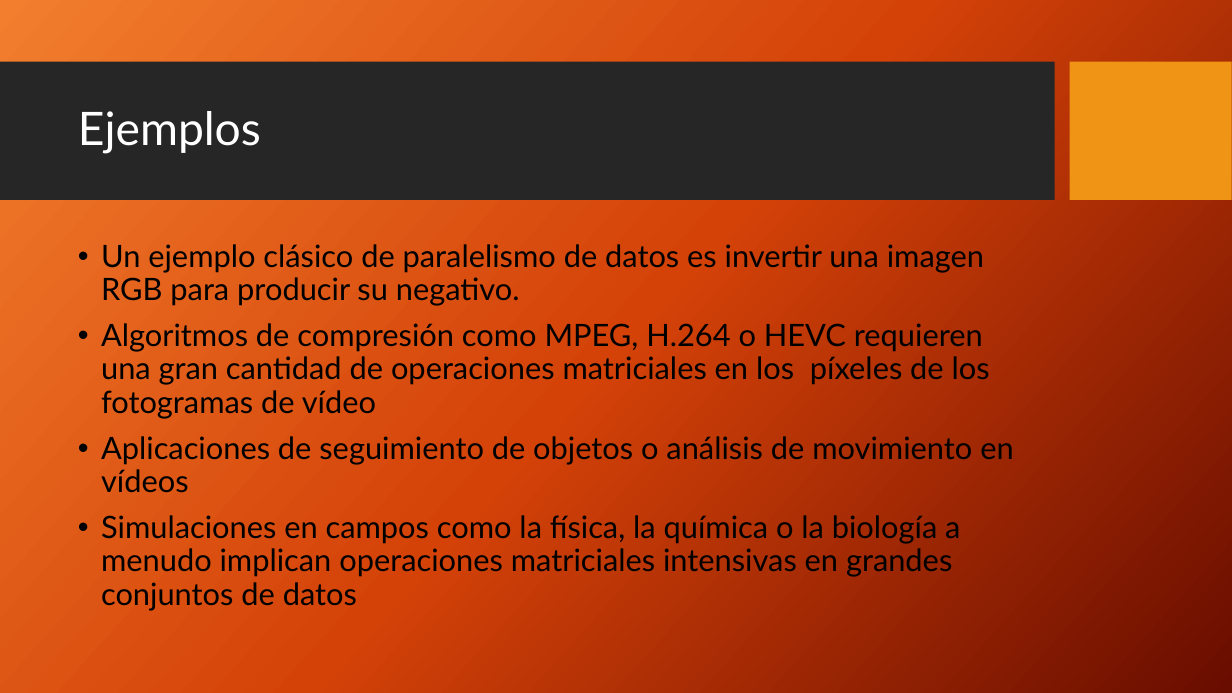
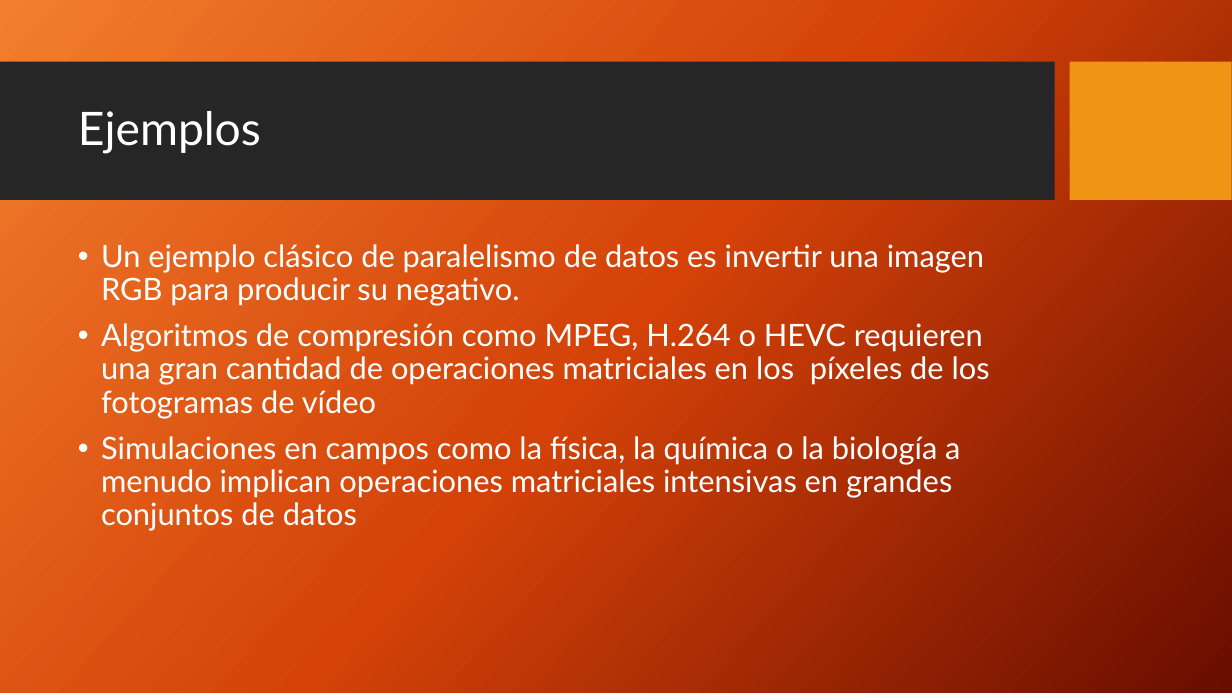
Before and after one commit to emi33/Segundo-Semestre-, a slide deck: slide 14 of Arquitectura de Hardware Computacional/Maquinas SIMD.pptx. Drawn at 1232x693 pixels with LibreOffice and Linux fonts; fonts in the diff are those of the drawing; background and template pictures are left out. Boxes give left, top, right and bottom in pixels: in the first picture for what was removed or moved away, otherwise in the second. Text is boxed around its words. In the diff, an @@ line names an element or a change of style, - is before the commit and + after.

```diff
--- a/Arquitectura de Hardware Computacional/Maquinas SIMD.pptx
+++ b/Arquitectura de Hardware Computacional/Maquinas SIMD.pptx
@@ text "Un ejemplo clásico de paralelismo ..." at [101, 244, 990, 531]: text colour #000000 to #FFFFFF @@
@@ text at [101, 436, 1013, 493]: paragraph removed @@
-• Aplicaciones de seguimiento de objetos o análisis de movimiento en vídeos
```
Also in this commit, not shown: 2 other slides changed, 4 other files.
